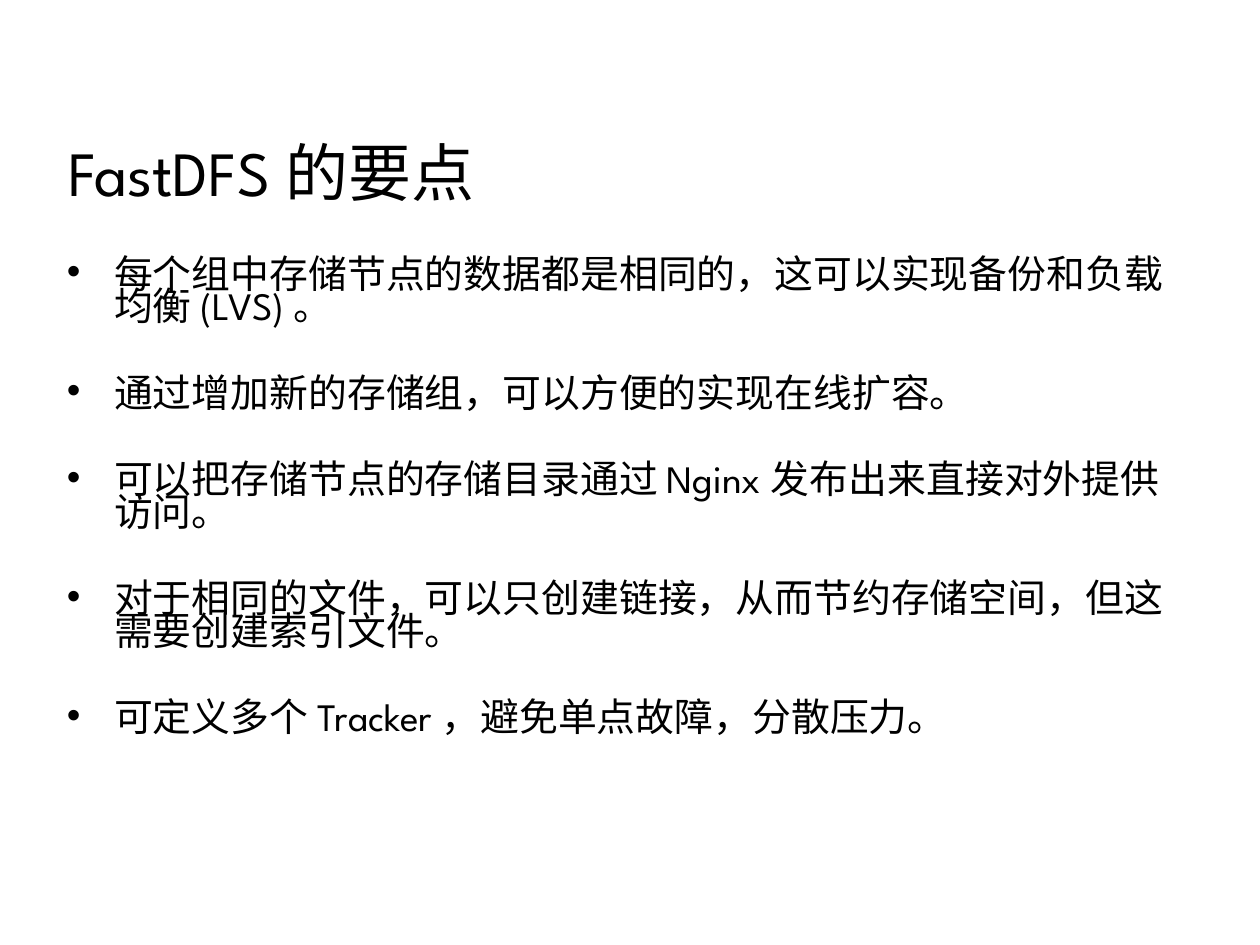
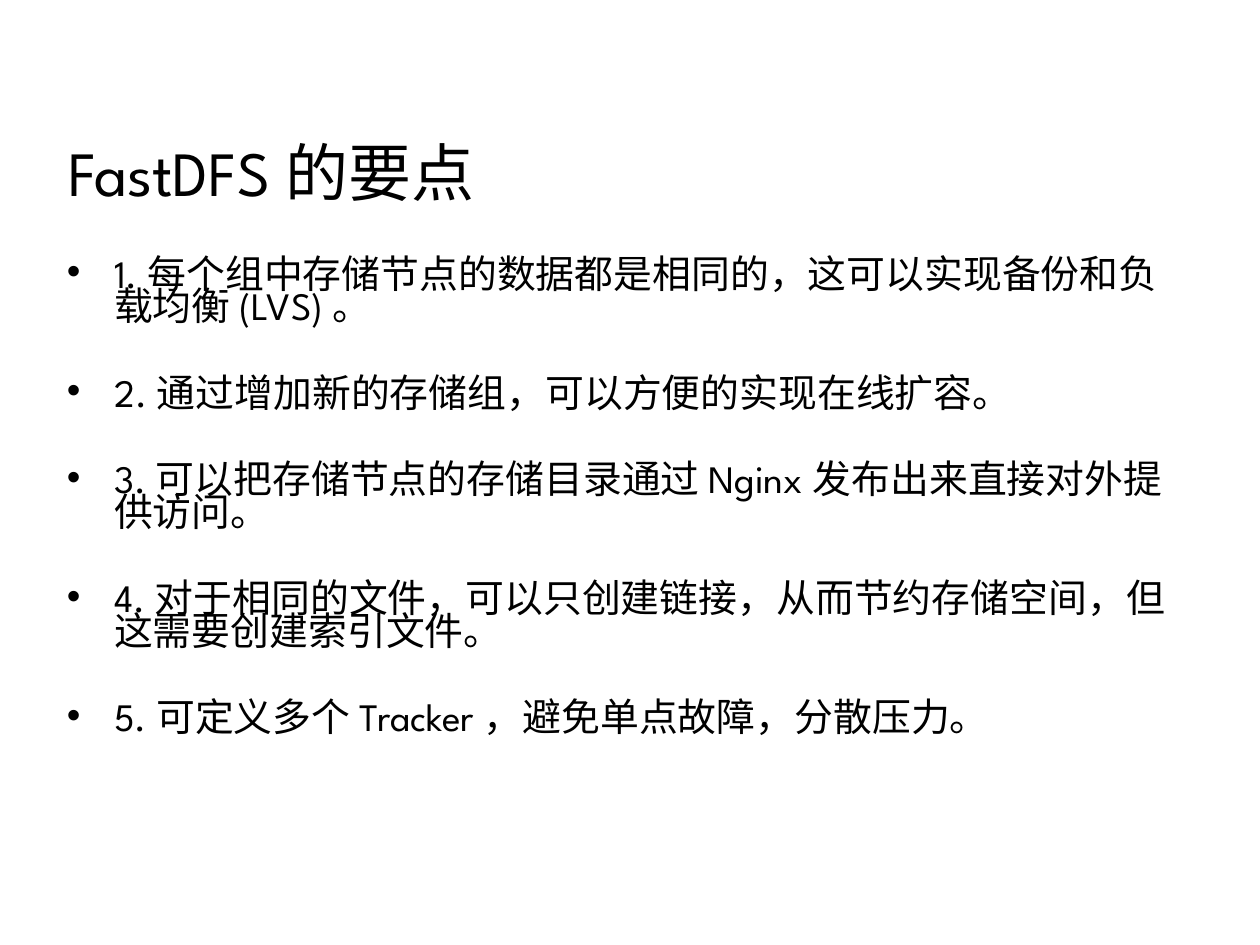
Before and after one commit to 7KjN3mHq/bluedata, a slide deck: slide 33 of system/01总览/架构/网站集群架构.ppt (slide 32 before the commit). Drawn at 1260x945 pixels with LibreOffice and Linux fonts; fonts in the diff are those of the drawing; background and template pictures are left out. Boxes give left, top, right and bottom in pixels: in the first picture for what was removed or moved away, otherwise in the second. Text is boxed around its words. In the diff, an @@ line names an element or a change of style, - is before the commit and + after.

```diff
--- a/system/01总览/架构/网站集群架构.ppt
+++ b/system/01总览/架构/网站集群架构.ppt
@@ text at bbox=[114, 255, 1165, 735]: text changed @@
-• 每个组中存储节点的数据都是相同的，这可以实现备份和负载均衡 (LVS) 。
-• 通过增加新的存储组，可以方便的实现在线扩容。
-• 可以把存储节点的存储目录通过 Nginx 发布出来直接对外提供访问。
-• 对于相同的文件，可以只创建链接，从而节约存储空间，但这需要创建索引文件。
-• 可定义多个 Tracker ，避免单点故障，分散压力。
+• 1. 每个组中存储节点的数据都是相同的，这可以实现备份和负载均衡 (LVS) 。
+• 2. 通过增加新的存储组，可以方便的实现在线扩容。
+• 3. 可以把存储节点的存储目录通过 Nginx 发布出来直接对外提供访问。
+• 4. 对于相同的文件，可以只创建链接，从而节约存储空间，但这需要创建索引文件。
+• 5. 可定义多个 Tracker ，避免单点故障，分散压力。
```
Also in this commit, not shown: 9 other slides changed, 4 slides added, 3 other files.
